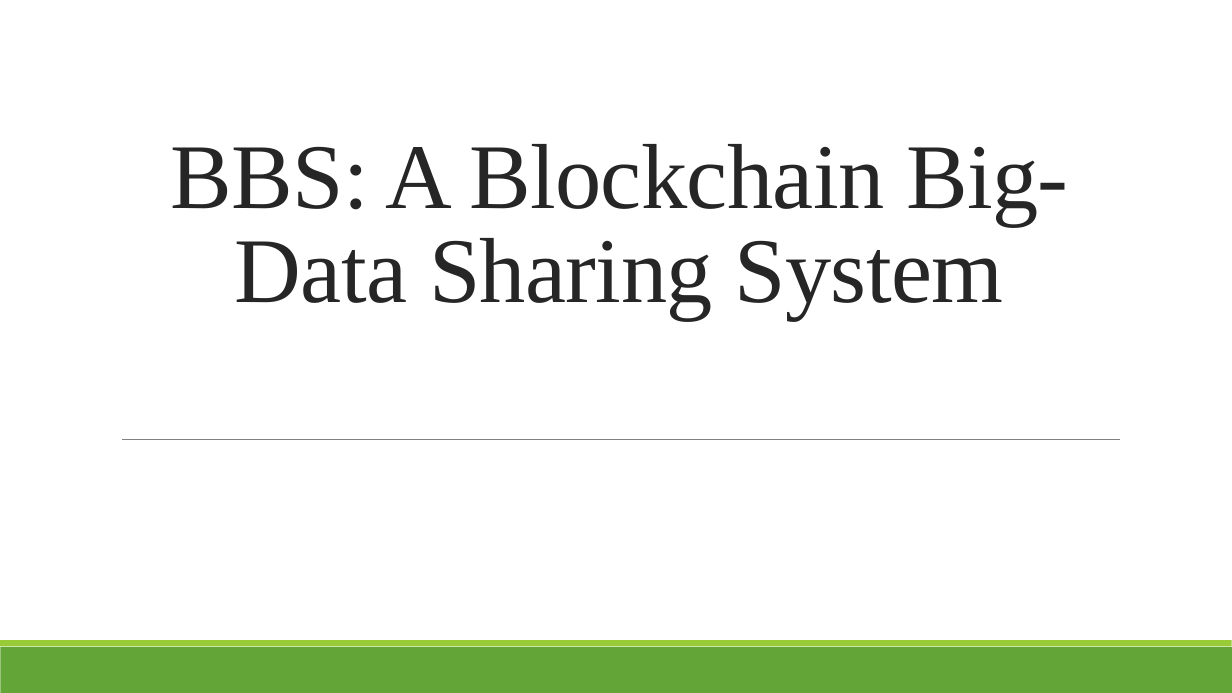
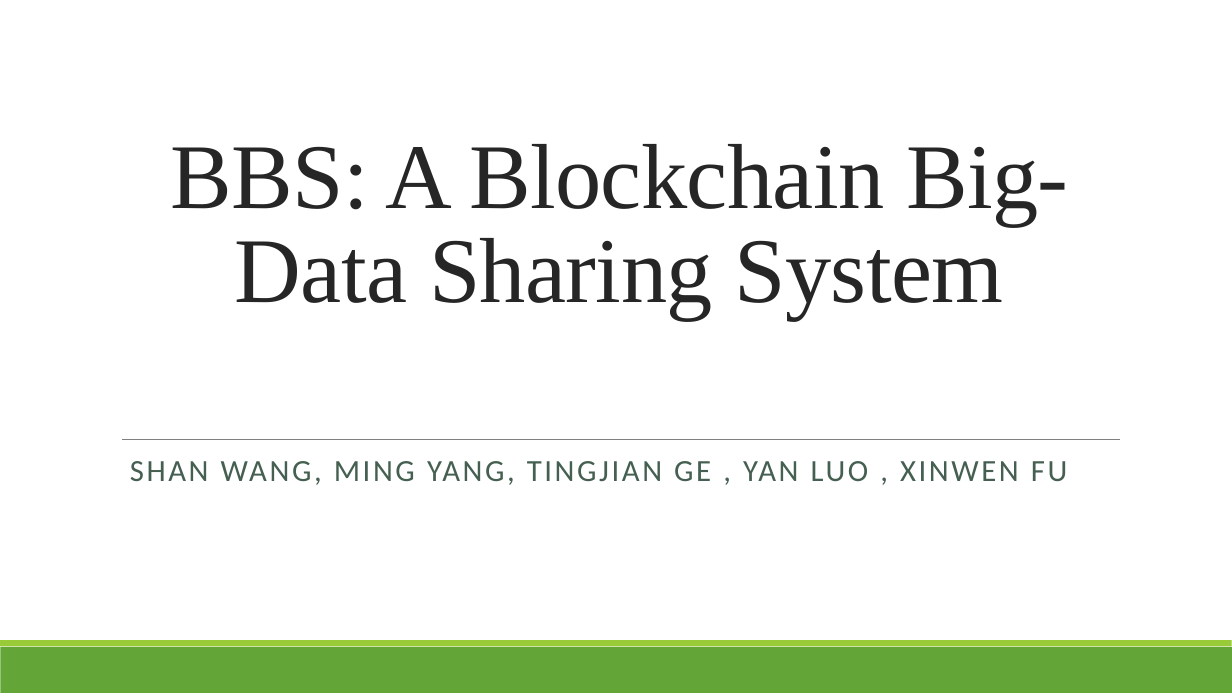
Before and after one commit to kuromasama/Paper, a slide deck: slide 1 of BBS.pptx. Drawn at 1232x693 pixels with LibreOffice and Linux fonts; fonts in the diff are those of the drawing. Boxes give left, top, right and bottom in pixels: in the first picture for what was removed or moved away, otherwise in the second. Text is boxed around its words. In the diff, an @@ line names an element or a change of style, - is before the commit and + after.

```diff
--- a/BBS.pptx
+++ b/BBS.pptx
@@ subtitle added at (130, 461, 1067, 485), 24 pt, text #455F51 @@
+SHAN WANG, MING YANG, TINGJIAN GE , YAN LUO , XINWEN FU
```
